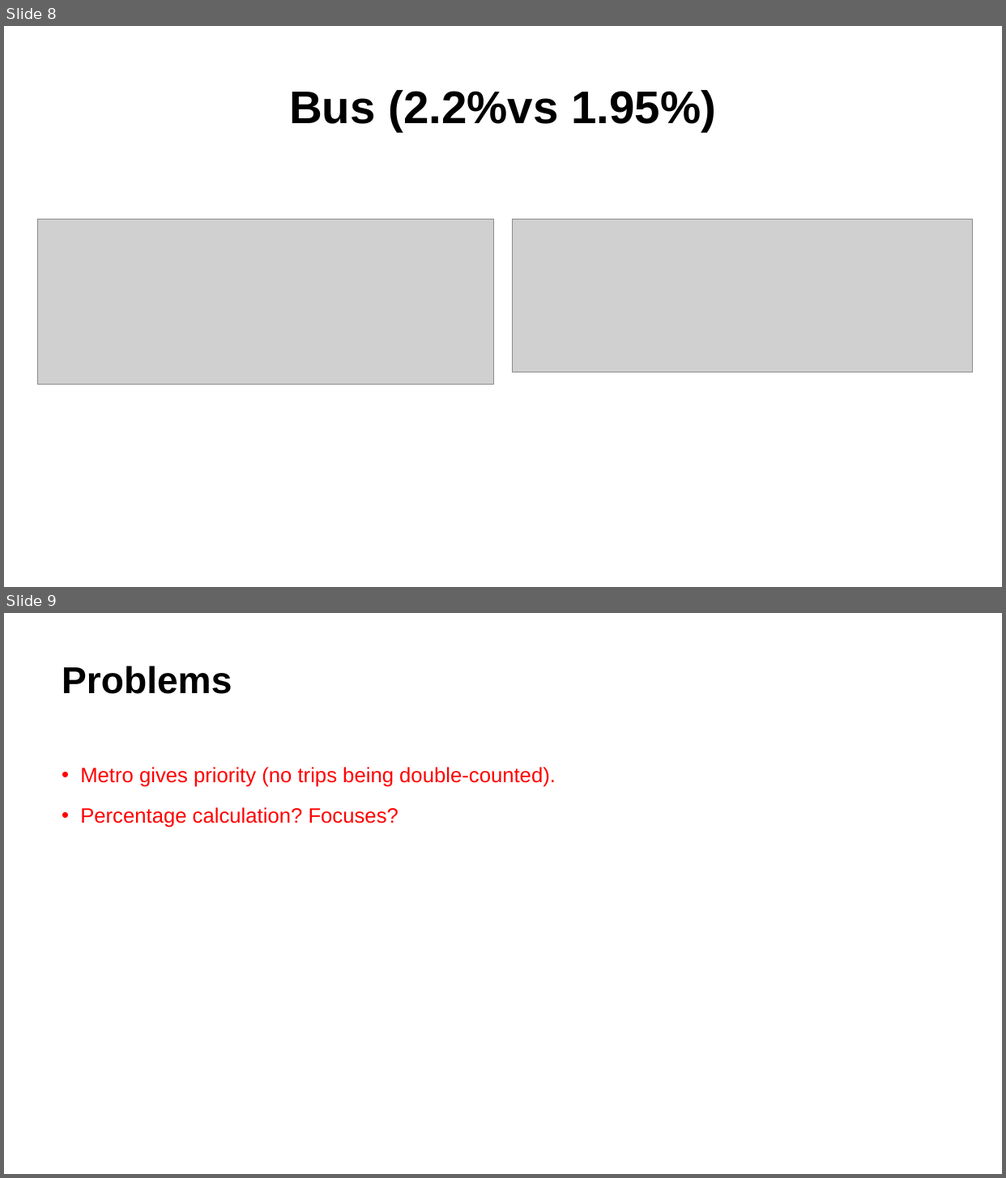
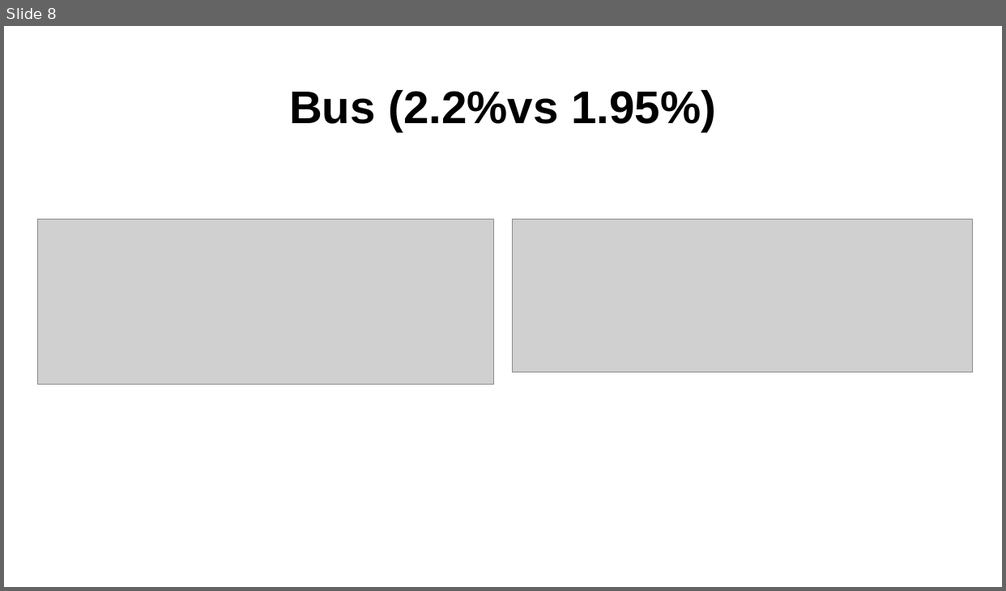
Before and after one commit to zyang91/Mexico-City-survey-comp, a slide deck: mexico city trip compa.pptx. Shown one above the other, each under a label of ours: slides 8 and 9 before the commit, slide 8 after it. The pictures are 1006x1178 and 1006x591 pixels, drawn with LibreOffice and Linux fonts; fonts in the diff are those of the drawing; grey boxes stand for pictures. Boxes give left, top, right and bottom in pixels: in the first picture for what was removed or moved away, otherwise in the second. Text is boxed around its words. In the diff, an @@ line names an element or a change of style, - is before the commit and + after.

```diff
--- a/mexico city trip compa.pptx
+++ b/mexico city trip compa.pptx
@@ slide 9 removed at <box>4,613,1002,1174</box>, background #FFFFFF @@
@@ title removed at <box>62,666,232,694</box> @@
-Problems
@@ text removed at <box>80,767,556,828</box> @@
-• Metro gives priority (no trips being double-counted).
-• Percentage calculation? Focuses?
```
Also in this commit, not shown: 1 slide changed, 1 slide added, 8 other files.
